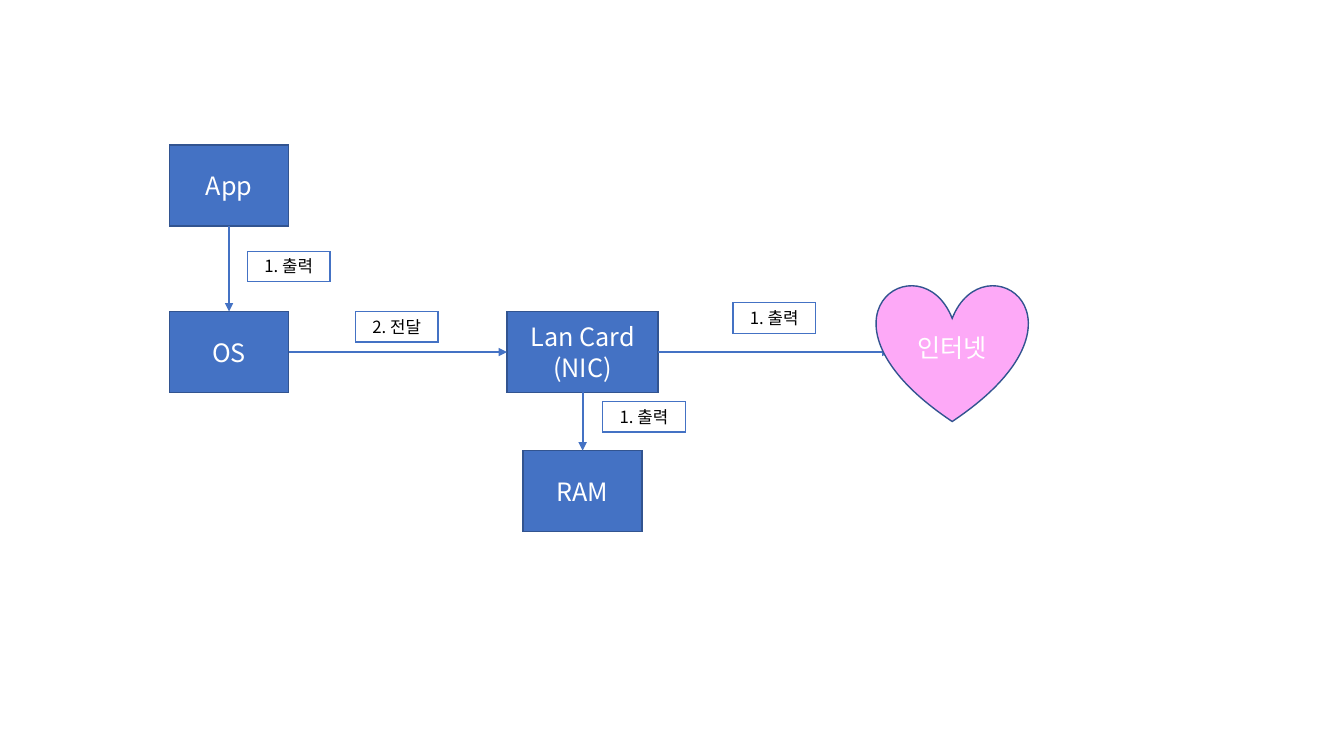
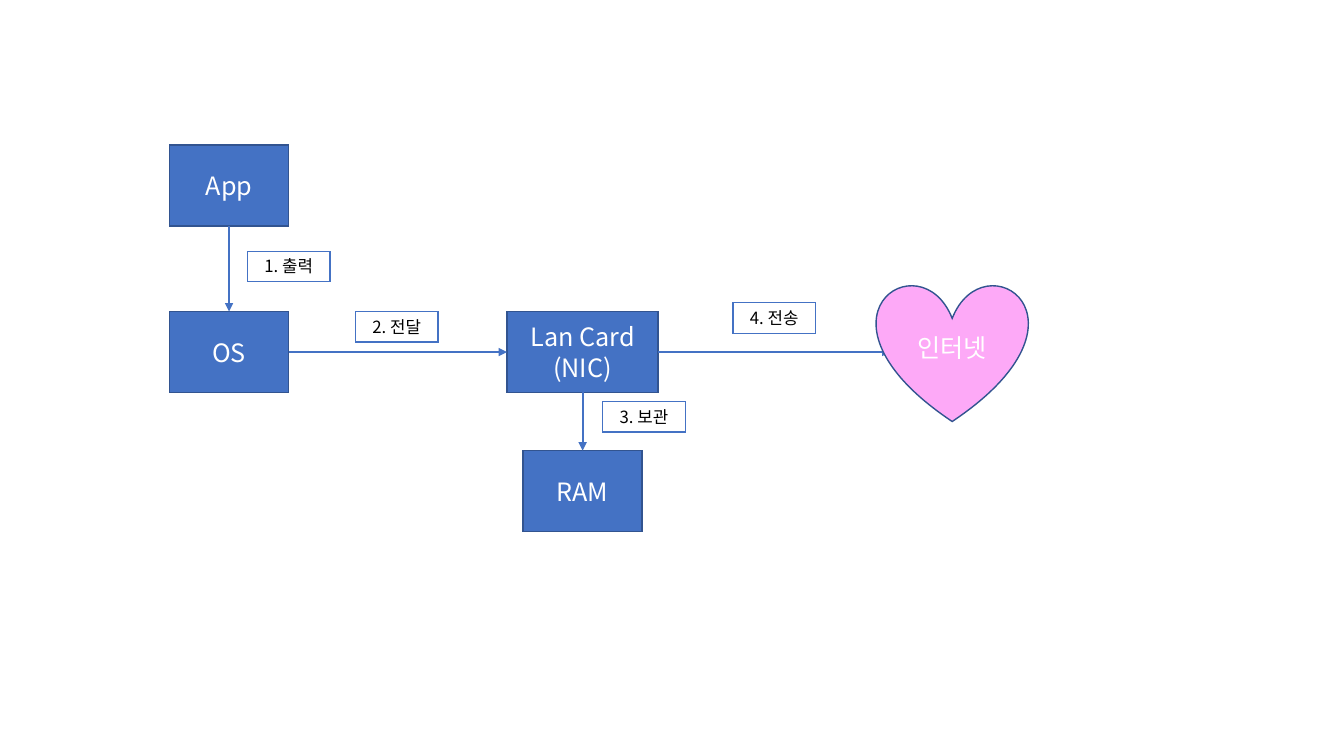
Before and after one commit to Dingadung/2022-study-workspace, a slide deck: slide 3 of study-note/자바/2022-08-23 내용정리.pptx. Drawn at 1344x756 pixels with LibreOffice and Linux fonts; fonts in the diff are those of the drawing. Boxes give left, top, right and bottom in pixels: in the first picture for what was removed or moved away, otherwise in the second. Text is boxed around its words. In the diff, an @@ line names an element or a change of style, - is before the commit and + after.

```diff
--- a/study-note/자바/2022-08-23 내용정리.pptx
+++ b/study-note/자바/2022-08-23 내용정리.pptx
@@ text in rectangle at (x1=750, y1=310, x2=799, y2=326): text changed @@
-1. 출력
+4. 전송
@@ text in rectangle at (x1=620, y1=409, x2=668, y2=424): text changed @@
-1. 출력
+3. 보관
```
Also in this commit, not shown: 3 other slides changed, 6 slides added, 5 slides removed, 6 other files.
